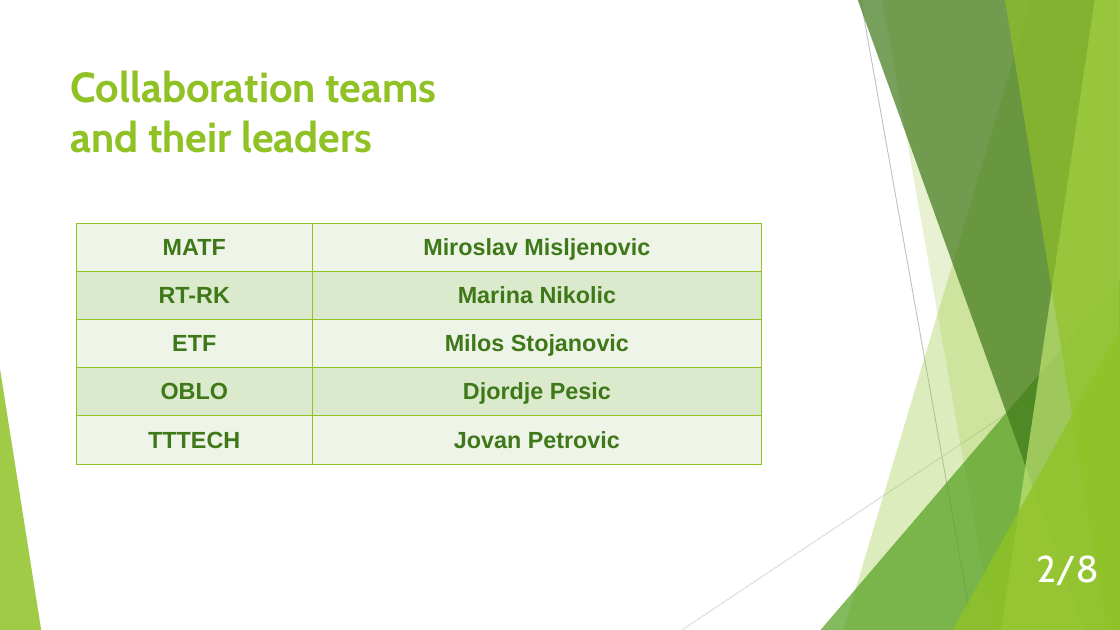
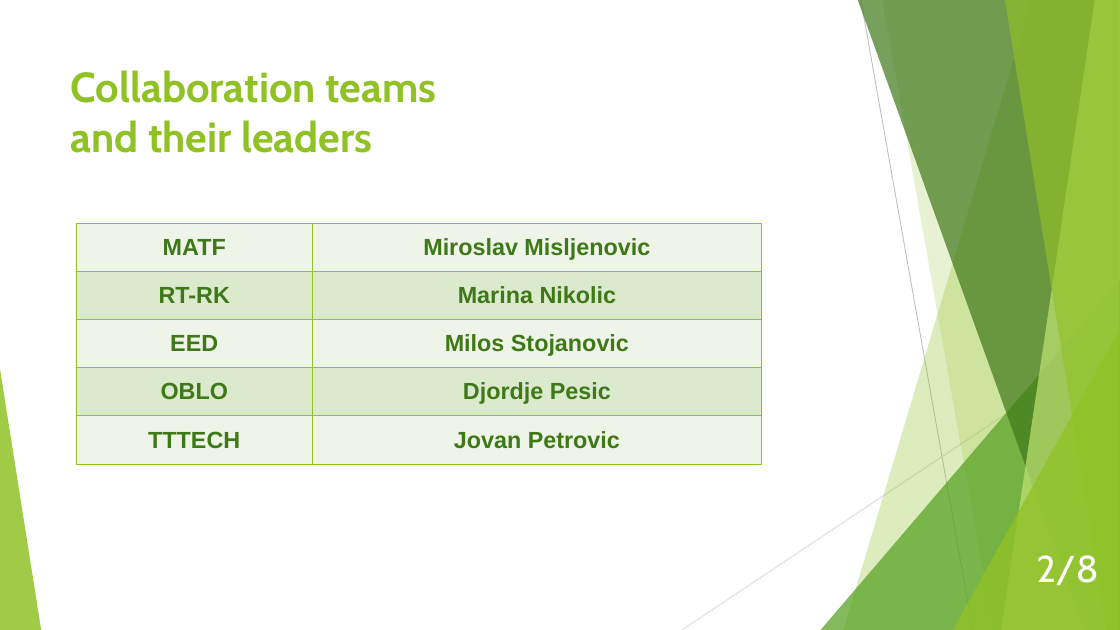
Before and after one commit to MarinaNikolic/UPR, a slide deck: slide 2 of alilni_plan.ppt.pptx. Drawn at 1120x630 pixels with LibreOffice and Linux fonts; fonts in the diff are those of the drawing. Boxes give left, top, right and bottom in pixels: in the first picture for what was removed or moved away, otherwise in the second. Text is boxed around its words. In the diff, an @@ line names an element or a change of style, - is before the commit and + after.

```diff
--- a/alilni_plan.ppt.pptx
+++ b/alilni_plan.ppt.pptx
@@ table at [76,223,762,465] @@
-row 3, column 1: ETF
+row 3, column 1: EED
```
Also in this commit, not shown: 3 other slides changed, 3 other files.
